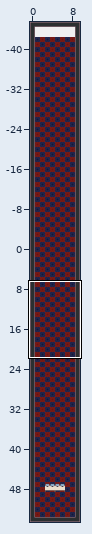
Level history. Tiled map (JSON): map.tmj. Above, an overview of the earlier version with the close-up marked.
Close-up. Earlier state:
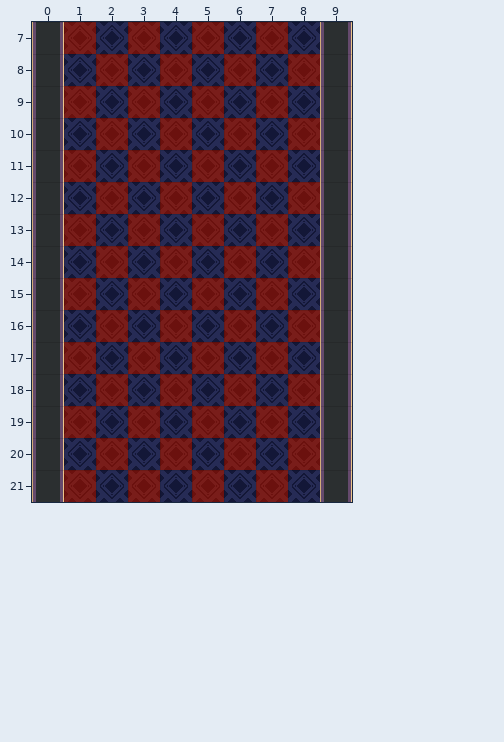
Cells are 32x32 px. Shown: x 0..9, y 7..21. The commit also changed other parts of the map, which this record leaves out. The old version is drawn lined up with the new one.
New version:
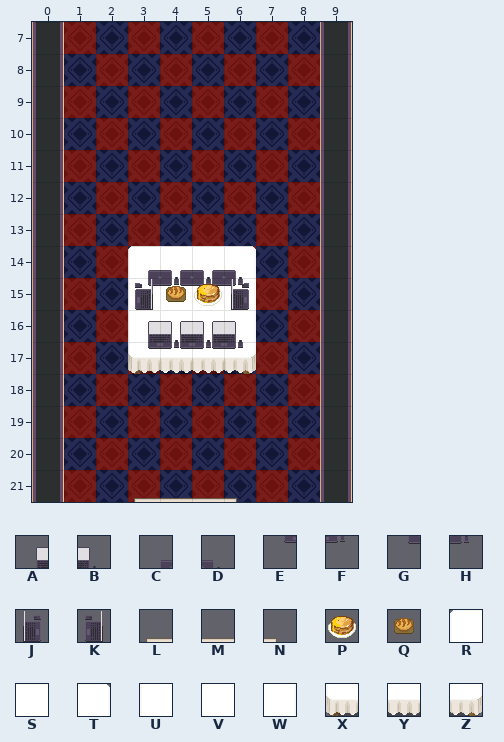
Key: from "WA_Miscellaneous": A 2, B 3, C 4, D 5, E 12, F 13, G 14, H 15, J 24, K 25, L 33, M 34, N 35, P 93, Q 94; from "WA_Tables": R 244, S 245, T 246, U 254, V 255, W 256, X 264, Y 265, Z 266.
_ is an empty cell.
Tiles of an added or newly shown layer are drawn over the layers below it.
Edits made:
map size 10x100 -> 10x55 cells (old content now starts at 0,-45; both pictures use the new coordinates)
Layer "furniture/furniture":
y 14: x 3..6 ____ -> RSST
y 15..16: x 3..6 ____ -> UVVW
y 17: x 3..6 ____ -> XYYZ
y 21: x 3..6 ____ -> LMMN
Layer "furniture/furrniture2":
y 14: x 3..6 ____ -> CDCD
y 15: x 3..6 ____ -> GHGH
y 16: x 3..6 ____ -> ABAB
y 17: x 3..6 ____ -> EFEF
Layer "furniture/Kopie von furrniture2" (added):
y 14: x 4..5 __ -> CD
y 15: x 3..6 ____ -> KGHJ
y 16: x 3..5 ___ -> AAB
y 17: x 3..5 ___ -> EEF
Layer "furniture/kekse" (added):
y 15: x 4..5 __ -> QP
Pixel boxes of the changes (left, top, right, bottom) in both close-ups:
added: (128, 246, 256, 374)
added: (134, 498, 237, 502)
